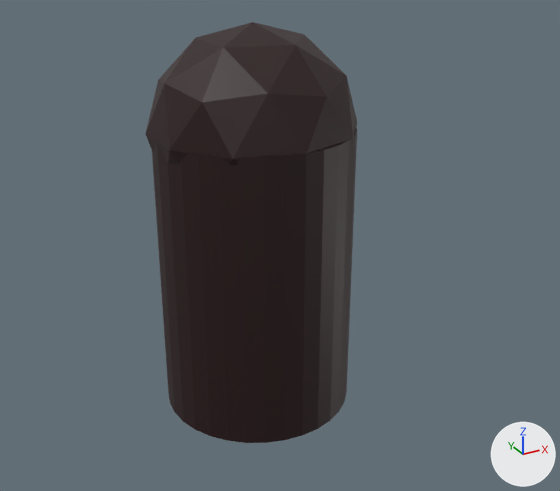
An edit to the glTF model dev/scenes/arena-1/models/grenade-launched.glb, drawn before and after from the same camera.
Rendered twice from a 50 mm lens placed at (-0.167, -0.33, 0.174), pointed at (0.015, 0.002, 0.008). Arrows for +X, +Y and +Z are at lower right; the lights stay in place. The picture after the commit comes second.

Before the edit, the objects in view are built like this:
```python
mat_material_001 = principled_material('Material.001')
mat_material_001.base_color = (0.0194, 0.0034, 0.0044)  # black #260b0e
me_cylinder = bpy.data.meshes.new('Cylinder')
me_cylinder.from_pydata(...)  # 138 vertices, 251 faces; spans x -1.0..1.0, y -1.0..1.0, z -1.0..1.66
me_cylinder.materials.append(mat_material_001)  # black #260b0e
ob_cylinder = bpy.data.objects.new('Cylinder', me_cylinder)
ob_cylinder.location = (0.0, 0.0, 0.0)
ob_cylinder.scale = (0.05, 0.05, 0.075)
```
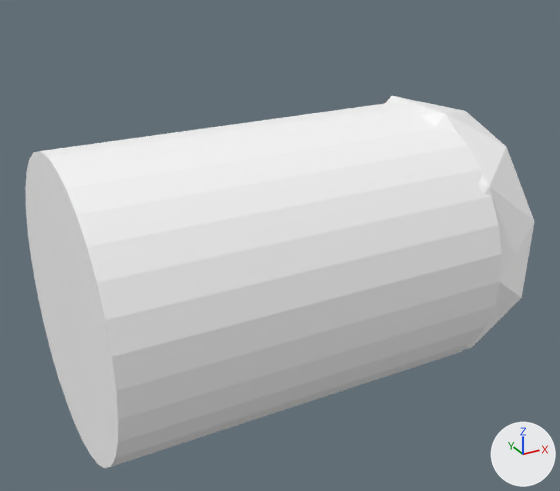
What differs and where, as boxes [x1, y1, x2, y2] in the pictures (560 x 491 px):
'Cylinder', recoloured, turned, rescaled
    before: [146, 22, 357, 443]
    after: [25, 96, 534, 469]

Diff of the bpy script that builds the scene:
```diff
--- a/dev/scenes/arena-1/models/grenade-launched.glb.py
+++ b/dev/scenes/arena-1/models/grenade-launched.glb.py
@@ mat_material_001 @@
 mat_material_001 = principled_material('Material.001')
-mat_material_001.base_color = (0.0194, 0.0034, 0.0044)  # black #260b0e
+mat_material_001.base_color = (1.0, 1.0, 1.0)  # white #ffffff
@@ ob_cylinder @@
 ob_cylinder.location = (0.0, 0.0, 0.0)
-ob_cylinder.scale = (0.05, 0.05, 0.075)
+ob_cylinder.rotation_euler = (0.0, 1.571, 0.0)  # degrees (0, 90, 0)
+ob_cylinder.scale = (0.075, 0.075, 0.1)
```
